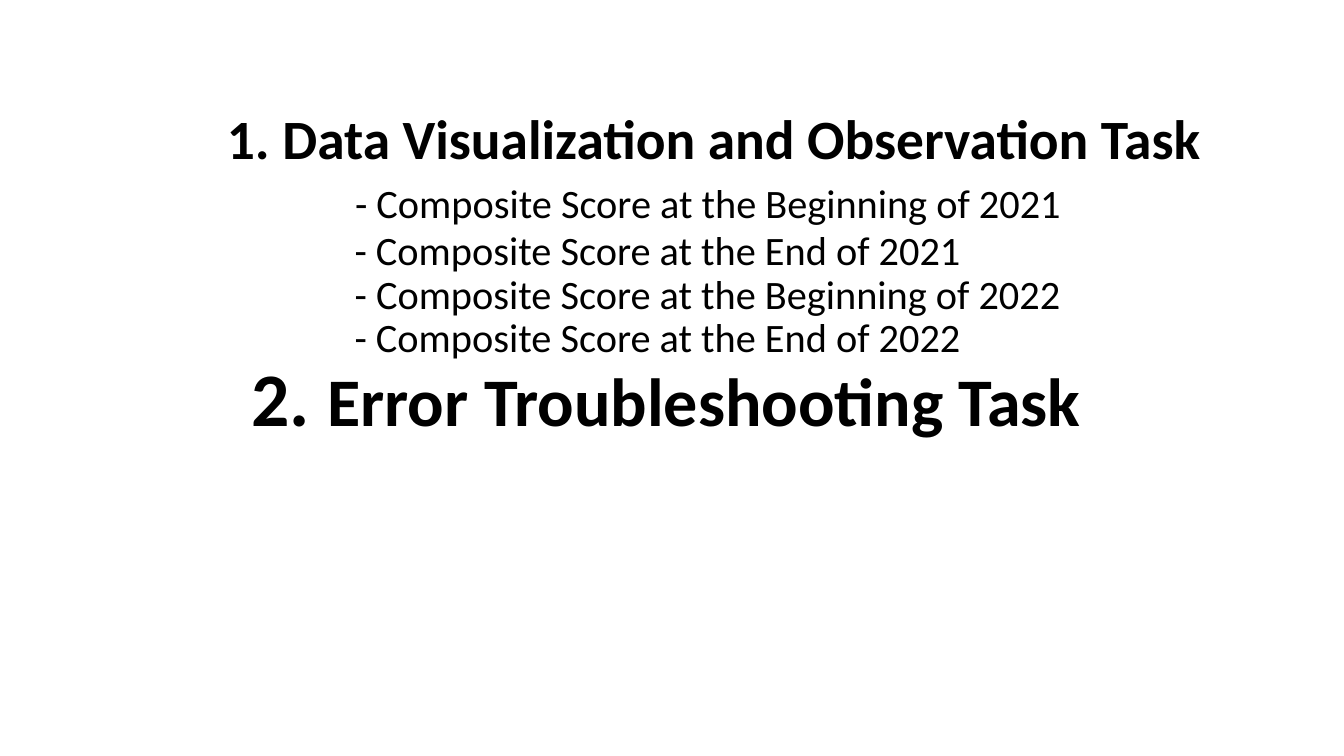
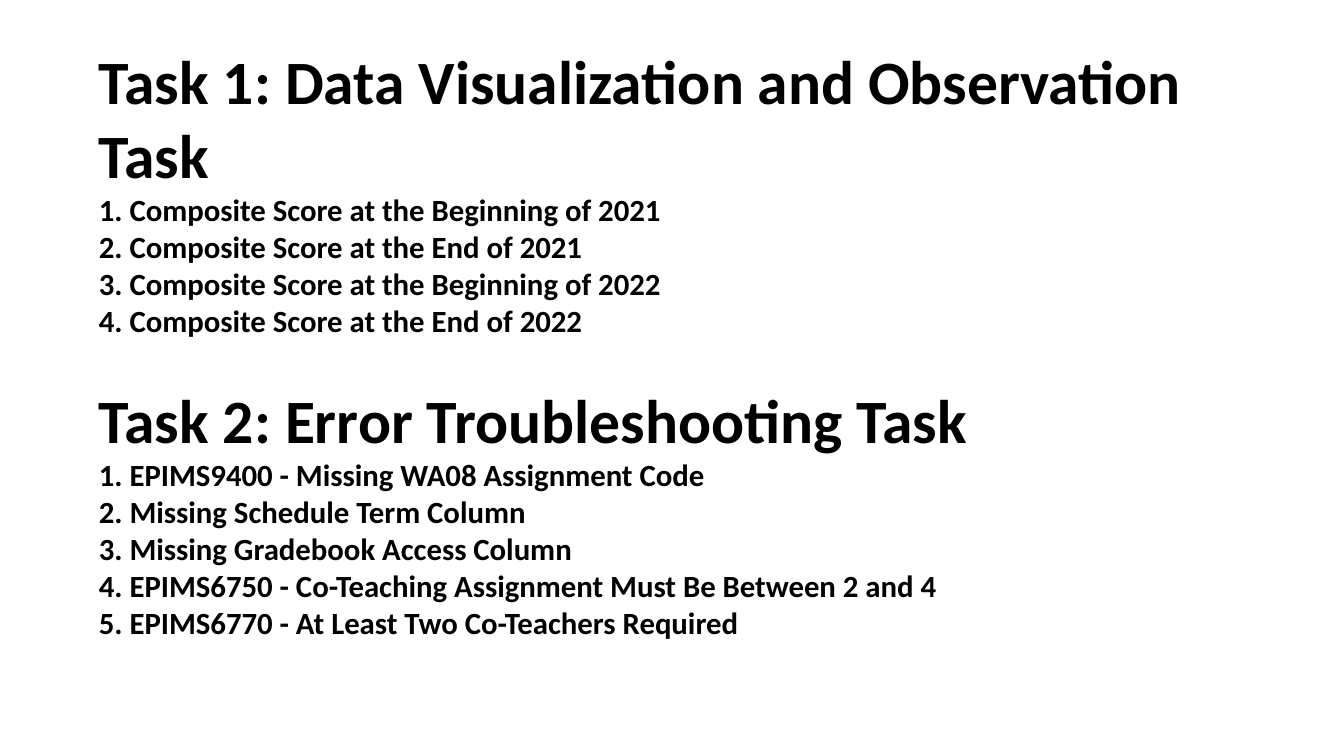
Before and after one commit to sirjanabhatta06/Southbridge-Public-Schools-Tasks, a slide deck: slide 2 of SirjanaBhatta-SouthbridgePublicSchools.pptx. Drawn at 1344x756 pixels with LibreOffice and Linux fonts; fonts in the diff are those of the drawing. Boxes give left, top, right and bottom in pixels: in the first picture for what was removed or moved away, otherwise in the second. Text is boxed around its words. In the diff, an @@ line names an element or a change of style, - is before the commit and + after.

```diff
--- a/SirjanaBhatta-SouthbridgePublicSchools.pptx
+++ b/SirjanaBhatta-SouthbridgePublicSchools.pptx
@@ title at (99,60,1181,639): text changed; size 28.8 to 22 pt; bold on @@
-1. Data Visualization and Observation Task
-- Composite Score at the Beginning of 2021
-- Composite Score at the End of 2021
-- Composite Score at the Beginning of 2022
-- Composite Score at the End of 2022
-2. Error Troubleshooting Task
+Task 1: Data Visualization and Observation Task
+1. Composite Score at the Beginning of 2021
+2. Composite Score at the End of 2021
+3. Composite Score at the Beginning of 2022
+4. Composite Score at the End of 2022
+Task 2: Error Troubleshooting Task
+1. EPIMS9400 - Missing WA08 Assignment Code
+2. Missing Schedule Term Column
+3. Missing Gradebook Access Column
+4. EPIMS6750 - Co-Teaching Assignment Must Be Between 2 and 4
+5. EPIMS6770 - At Least Two Co-Teachers Required
```
Also in this commit, not shown: 4 other slides changed, 4 slides added, 3 slides removed, 2 other files.
